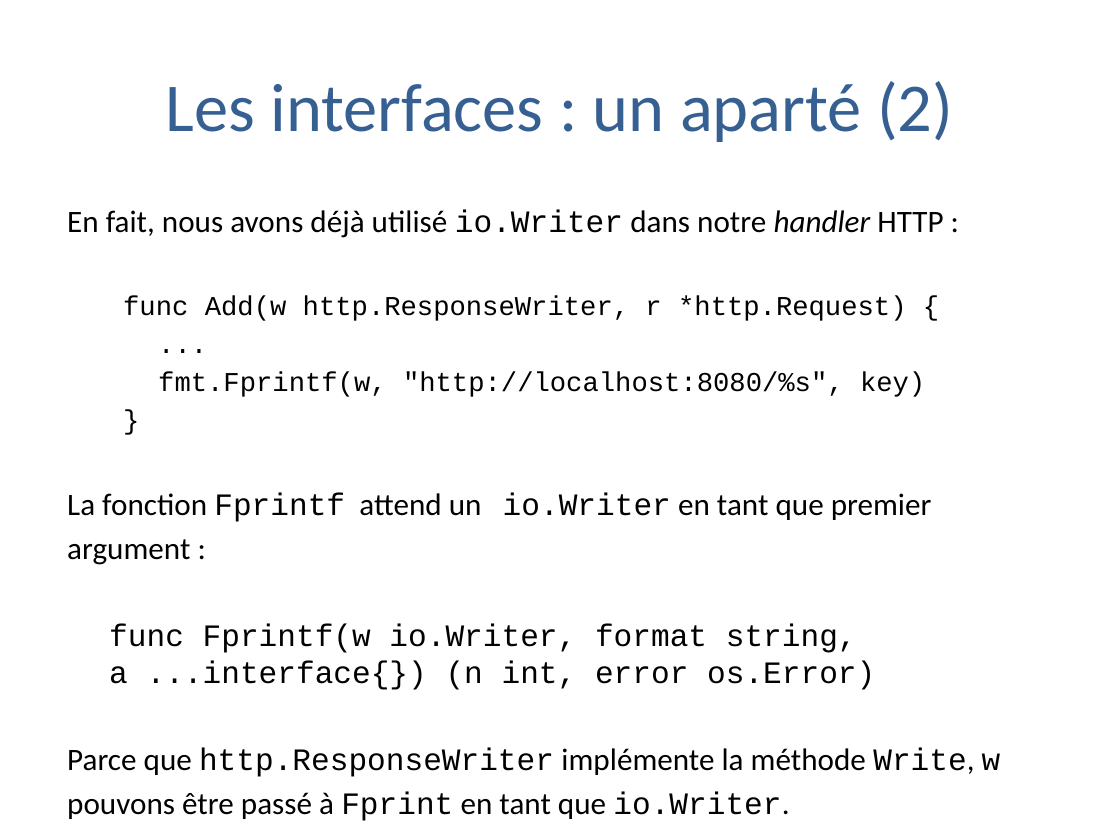
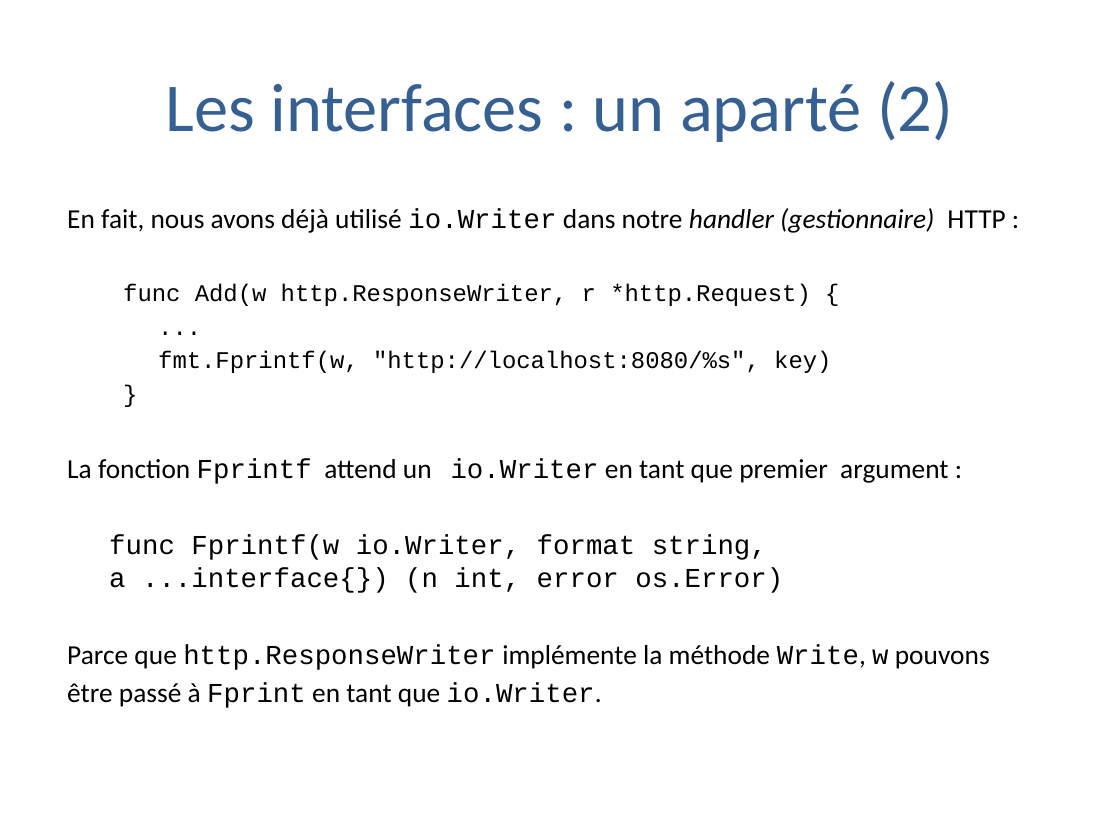
Before and after one commit to trash-anger/golang-france, a slide deck: slide 23 of Go-documentation/cours-general/Pratique de la programmation en go.pptx. Drawn at 1120x840 pixels with LibreOffice and Linux fonts; fonts in the diff are those of the drawing; background and template pictures are left out. Boxes give left, top, right and bottom in pixels: in the first picture for what was removed or moved away, otherwise in the second. Text is boxed around its words. In the diff, an @@ line names an element or a change of style, - is before the commit and + after.

```diff
--- a/Go-documentation/cours-general/Pratique de la programmation en go.pptx
+++ b/Go-documentation/cours-general/Pratique de la programmation en go.pptx
@@ text at bbox=[67, 208, 1005, 233]: text changed; size 20 to 17.6 pt @@
-En fait, nous avons déjà utilisé io.Writer dans notre handler HTTP :
+En fait, nous avons déjà utilisé io.Writer dans notre handler (gestionnaire) HTTP :
@@ text at bbox=[109, 284, 831, 593]: size 17.5 to 15.4 pt in "func Add(w http.ResponseWriter, r *http.Request) {", "...", "fmt.Fprintf(w, "http://localhost:8080/%s", key)", "}"; size 20 to 17.6 pt in "func Fprintf(w io.Writer, format string, a ...interface{}) ..." @@
@@ text at bbox=[67, 458, 948, 484]: text changed; size 20 to 17.6 pt @@
-La fonction Fprintf attend un io.Writer en tant que premier
-argument :
+La fonction Fprintf attend un io.Writer en tant que premier argument :
@@ text at bbox=[67, 645, 990, 708]: text changed; size 20 to 17.6 pt @@
-Parce que http.ResponseWriter implémente la méthode Write, w
-pouvons être passé à Fprint en tant que io.Writer.
+Parce que http.ResponseWriter implémente la méthode Write, w pouvons
+être passé à Fprint en tant que io.Writer.
```
Also in this commit, not shown: 35 other slides changed, 1 other file.
